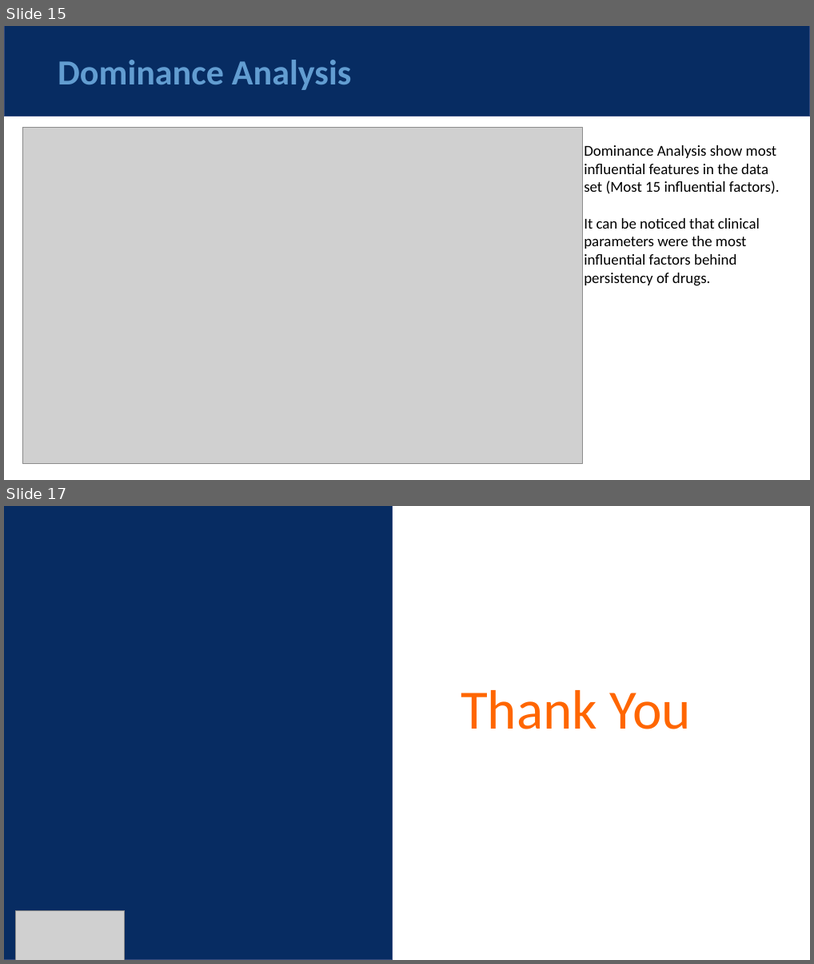
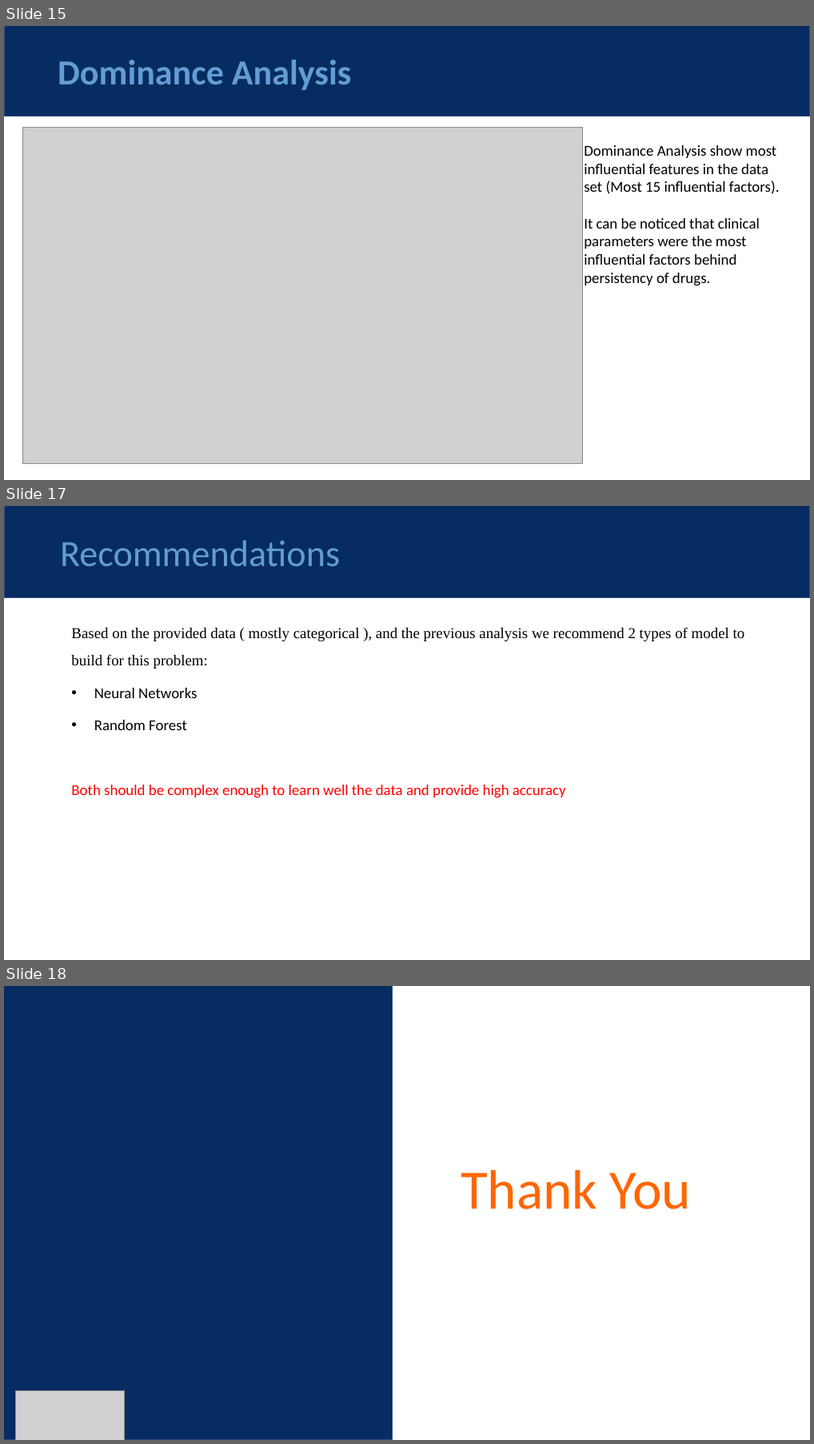
Before and after one commit to m-odeh/Persistency-of-a-drug, a slide deck: Week 11/EDA.pptx. Shown one above the other, each under a label of ours: slides 15 and 17 before the commit, slides 15, 17 and 18 after it; the slides between them are not shown. The pictures are 814x964 and 814x1444 pixels, drawn with LibreOffice and Linux fonts; fonts in the diff are those of the drawing; grey boxes stand for pictures. Boxes give left, top, right and bottom in pixels: in the first picture for what was removed or moved away, otherwise in the second. Text is boxed around its words. In the diff, an @@ line names an element or a change of style, - is before the commit and + after.

```diff
--- a/Week 11/EDA.pptx
+++ b/Week 11/EDA.pptx
@@ slide 17 added at box(4, 506, 810, 960), background #FFFFFF @@
@@ rectangle added at box(4, 506, 810, 597), fill #072C62, outline #374B7F 1 pt, 44 pt, text #629DD1 @@
+Recommendations
@@ text added at box(71, 627, 746, 798), 18 pt, text #000000 @@
+Based on the provided data ( mostly categorical ), and the previous analysis we recommend 2 types of model to build for this problem:
+• Neural Networks
+• Random Forest
+Both should be complex enough to learn well the data and provide high accuracy
@@ what was slide 17 is now slide 18 @@
```
Also in this commit, not shown: 1 slide changed.
